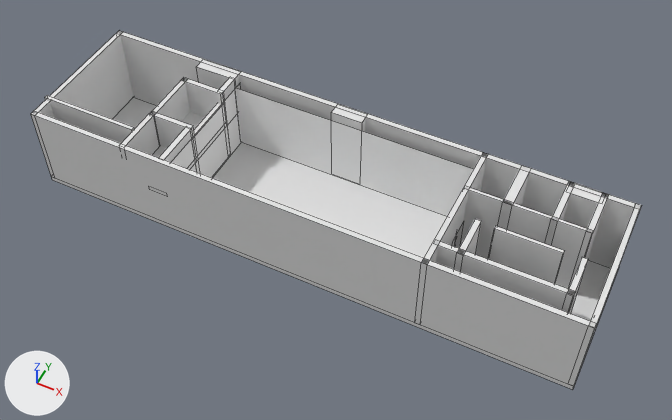
The Blender file 240_west_37th.blend: old version first, new version second.
Both versions are drawn from a 50 mm camera at (47.9, -92.3, 118.9) aimed at (2.4, -1.3, 5.1). The lights are fixed; the arrows at lower left show +X, +Y and +Z. The older version comes first. Mesh edges are drawn as thin lines.
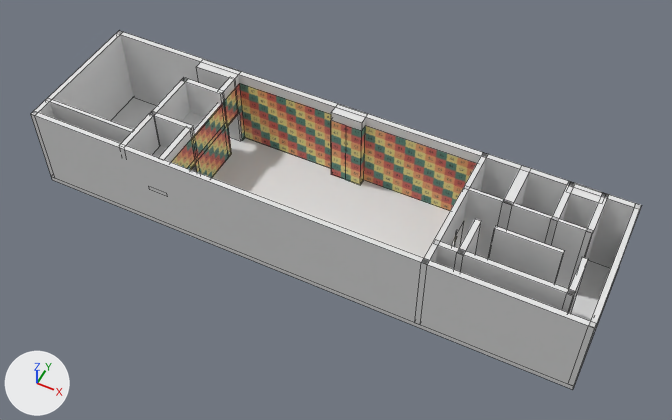
Changed parts and their boxes [x1, y1, x2, y2] in the pictures (672 x 420 px):
'projection_wall_360', reshaped, moved, recoloured (darker)
    before: [171, 83, 474, 246]
    after: [171, 83, 477, 246]
part 1 of me_projection_wall_360_mesh, deleted
    before: [171, 83, 241, 178]
part 2 of me_projection_wall_360_mesh, cut back
    before: [236, 88, 474, 216]
    after: [171, 83, 477, 246]

The change, as a list of edits to the scene's bpy script:
```text
Add img_test_pattern_png:
    img_test_pattern_png = load_image('test-pattern.png', 'test-pattern.png', 1024, 1024, 'sRGB')
Add mat_projection_test_pattern_material:
    mat_projection_test_pattern_material = principled_material('projection_test_pattern_material')
    mat_projection_test_pattern_material.texture = img_test_pattern_png
Change me_projection_wall_360_mesh:
    used by ob_projection_wall_360; location = (0.0, 0.0, 0.0)
    remove me_projection_wall_360_mesh.from_pydata(...)  # 16 vertices, 4 faces; spans x -22.7..21.7, y -11.4..11.4, z 0.0..13.0
    remove me_projection_wall_360_mesh.materials.append(mat_projection_360_surface)  # white #ffffff
    add me_projection_wall_360_mesh.from_pydata(...)  # 38 vertices, 9 faces; spans x -0.1..44.0, y -11.4..11.3, z -6.6..6.4
    me_projection_wall_360_mesh part 1: the loose piece of 4 vertices spanning x -22.5, y -11.4..11.4, z 0.0..13.0 is deleted
    me_projection_wall_360_mesh part 2
    4 vertices are removed from x -22.7..21.7, y 9.9, z 0.0..13.0
    1 face is deleted
    25 vertices are added at x -0.1..44.0, y -11.4..11.3, z -6.6..1.2
    13 new vertices lie (0.0, 0.0, 13.0) away from vertices in x -0.1..44.0, y -11.4..11.3, z -6.6
    9 new faces join them
    other edits to the shape of me_projection_wall_360_mesh do not show in these pictures
    add me_projection_wall_360_mesh.materials.append(mat_projection_test_pattern_material)  # picture img_test_pattern_png
Change ob_projection_wall_360:
    ob_projection_wall_360.location: (0.0, 0.0, 0.0) -> (-22.4, 0.0, 6.6)
```
